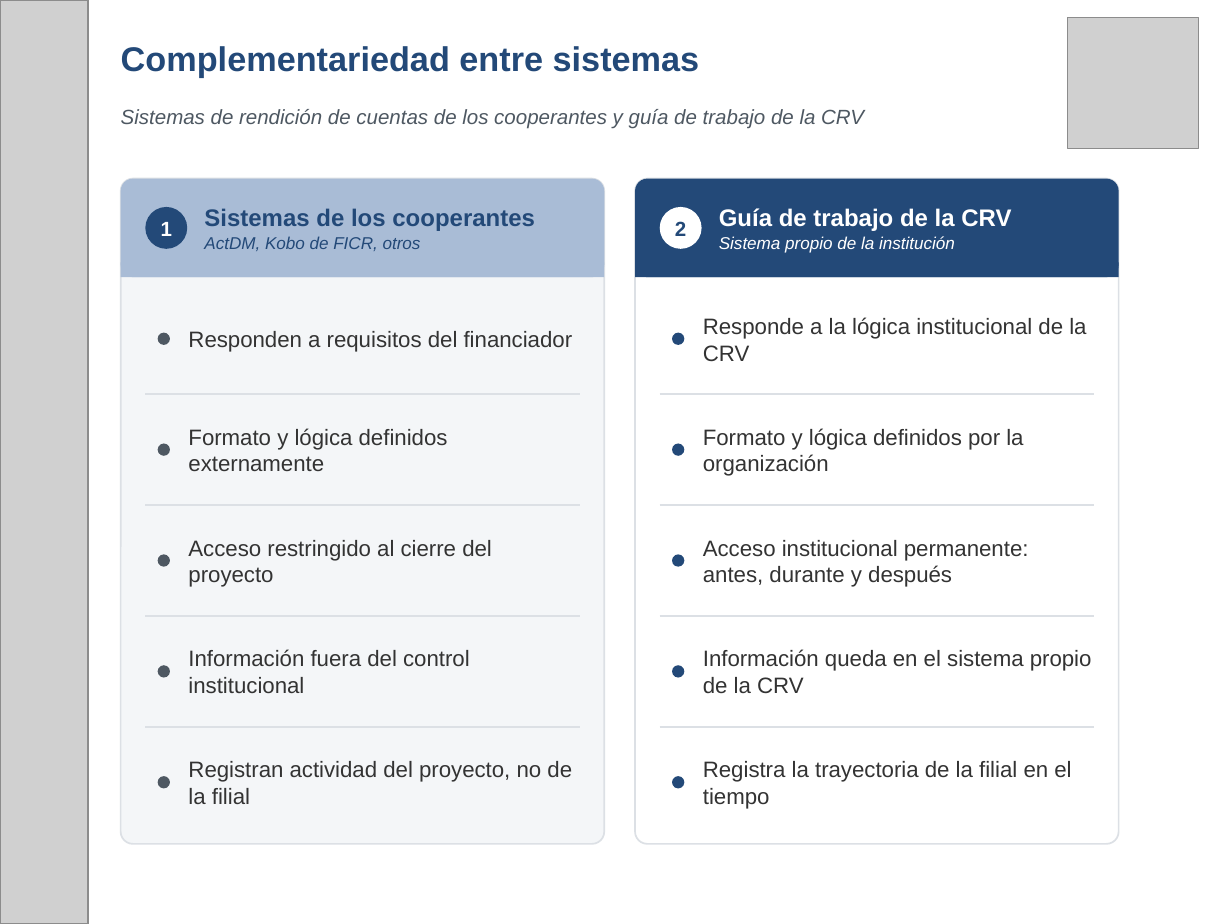
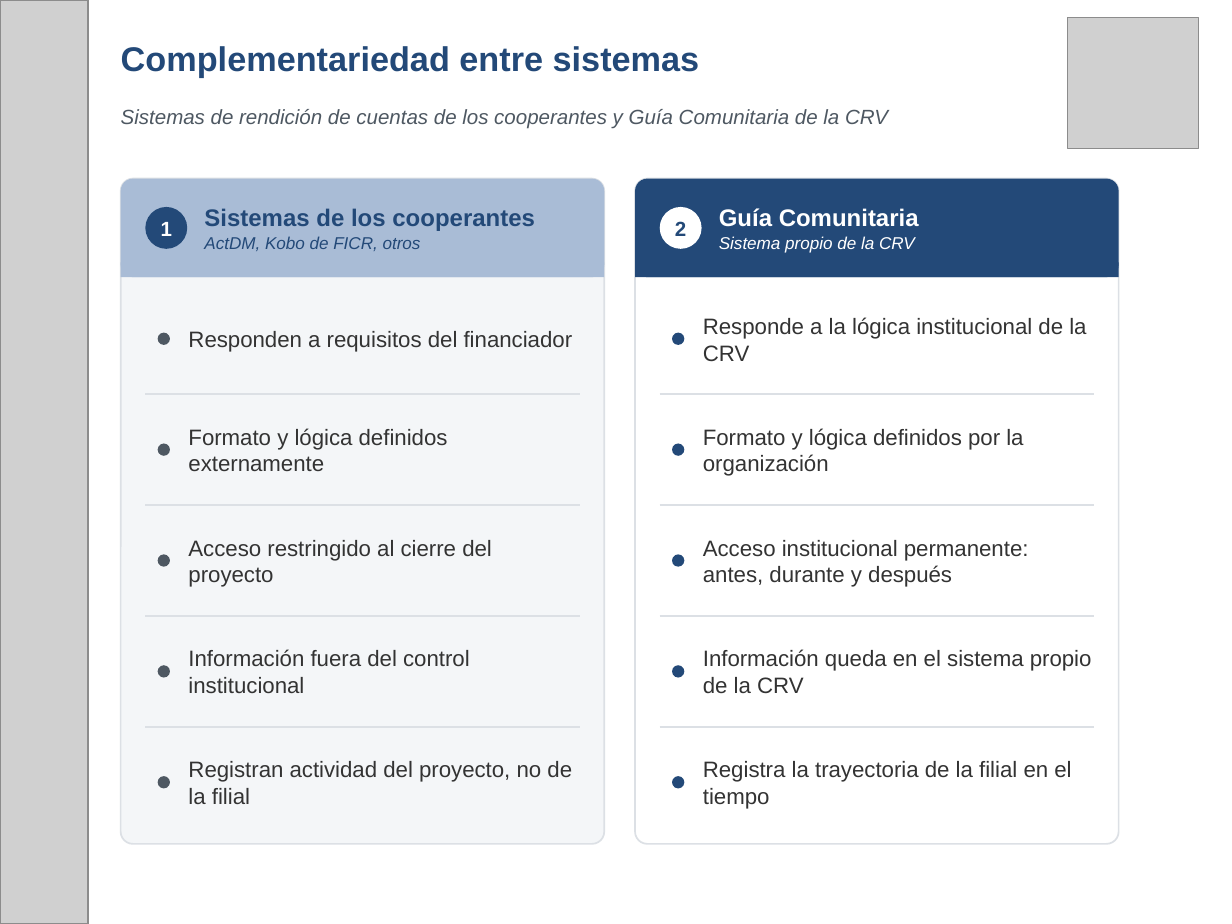
Before and after one commit to fmblancop/Hoja-de-Ruta-CRV, a slide deck: slide 10 of Hoja_de_Ruta_CRV_presentacion.pptx. Drawn at 1232x924 pixels with LibreOffice and Linux fonts; fonts in the diff are those of the drawing; grey boxes stand for pictures. Boxes give left, top, right and bottom in pixels: in the first picture for what was removed or moved away, otherwise in the second. Text is boxed around its words. In the diff, an @@ line names an element or a change of style, - is before the commit and + after.

```diff
--- a/Hoja_de_Ruta_CRV_presentacion.pptx
+++ b/Hoja_de_Ruta_CRV_presentacion.pptx
@@ text at bbox=[121, 109, 888, 128]: text changed @@
-Sistemas de rendición de cuentas de los cooperantes y guía de trabajo de la CRV
+Sistemas de rendición de cuentas de los cooperantes y Guía Comunitaria de la CRV
@@ text at bbox=[719, 208, 919, 253]: text changed @@
-Guía de trabajo de la CRV
-Sistema propio de la institución
+Guía Comunitaria
+Sistema propio de la CRV
```
Also in this commit, not shown: 4 other slides changed.
